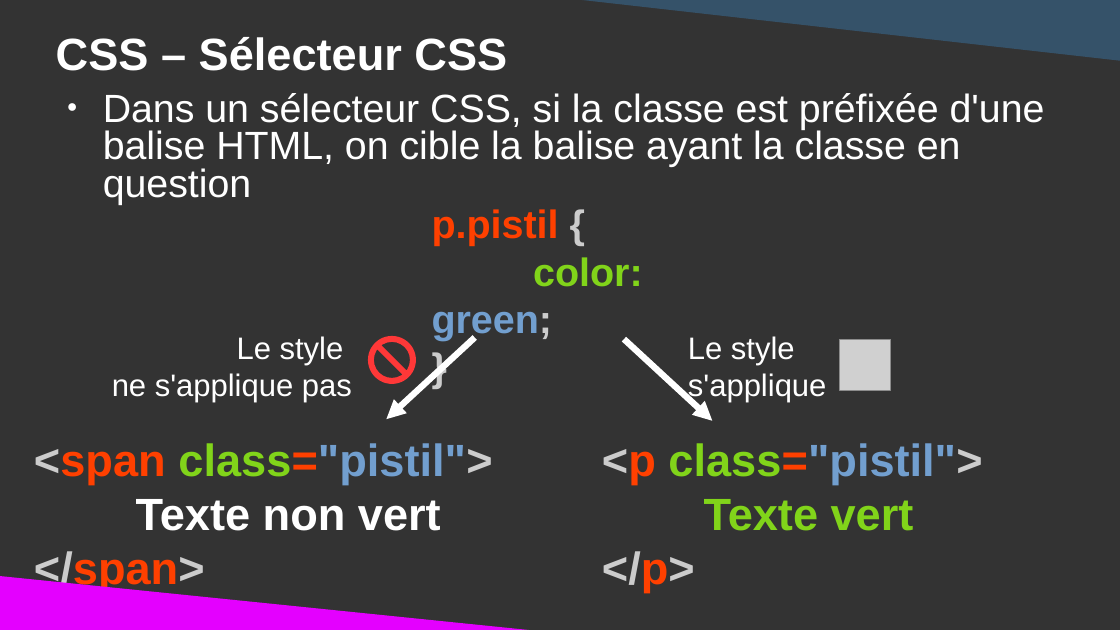
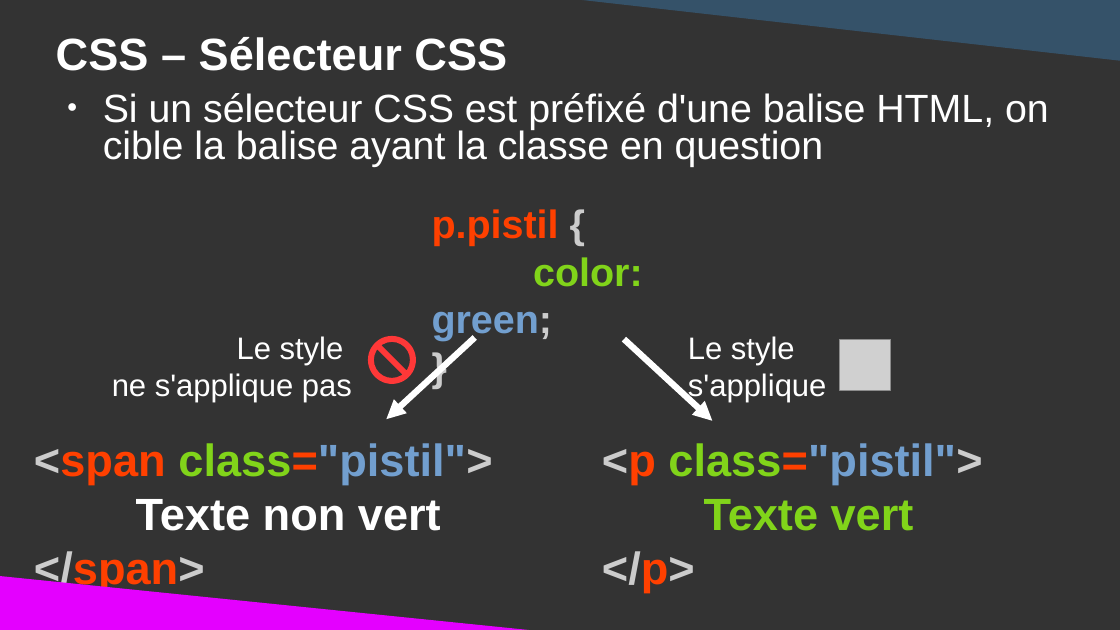
Before and after one commit to DanYellow/cours, a slide deck: slide 46 of integration-web-s1/travaux-pratiques/numero-3/presentation.odp. Drawn at 1120x630 pixels with LibreOffice and Linux fonts; fonts in the diff are those of the drawing; grey boxes stand for pictures. Boxes give left, top, right and bottom in pixels: in the first picture for what was removed or moved away, otherwise in the second. Text is boxed around its words. In the diff, an @@ line names an element or a change of style, - is before the commit and + after.

```diff
--- a/integration-web-s1/travaux-pratiques/numero-3/presentation.odp
+++ b/integration-web-s1/travaux-pratiques/numero-3/presentation.odp
@@ text at (x1=103, y1=93, x2=1049, y2=167): text changed @@
-● Dans un sélecteur CSS, si la classe est préfixée d'une balise HTML, on cible la balise ayant la classe en question
+● Si un sélecteur CSS est préfixé d'une balise HTML, on cible la balise ayant la classe en question
```
Also in this commit, not shown: 48 other slides changed, 1 slide added, 1 slide removed, 3 other files.
